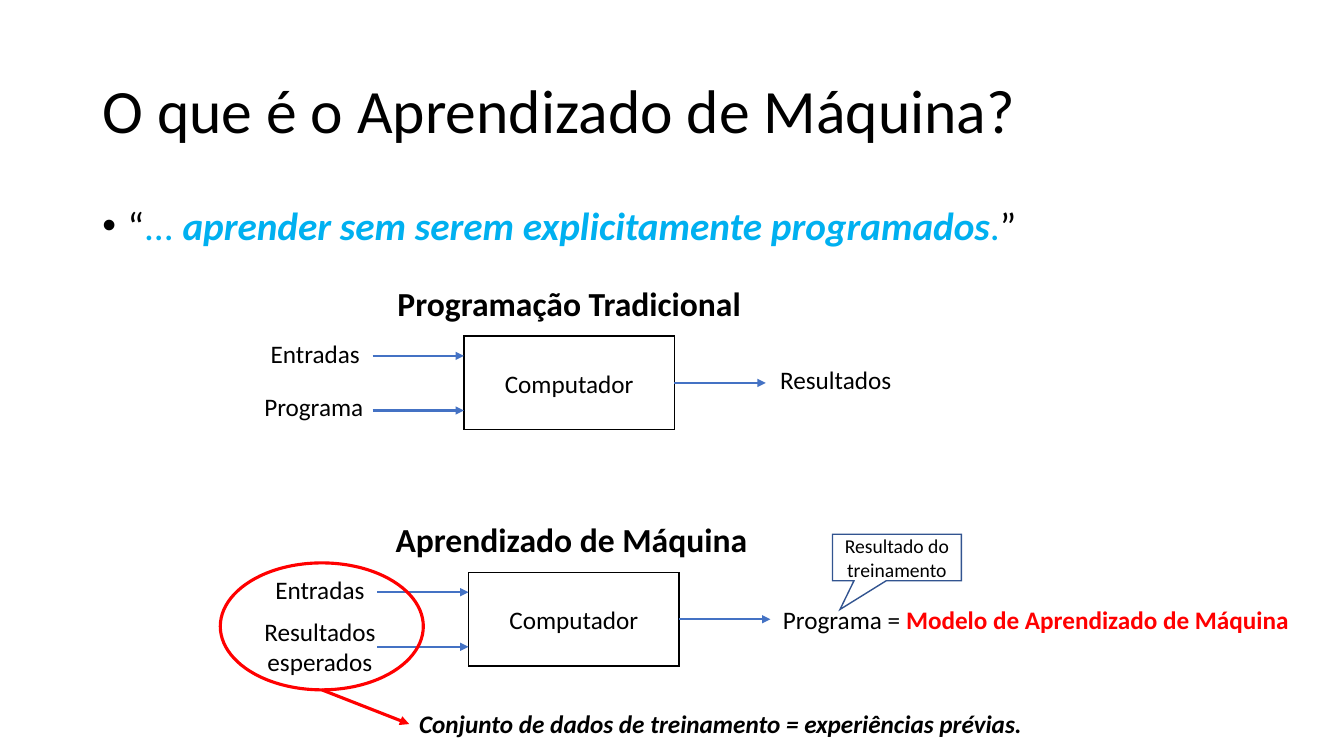
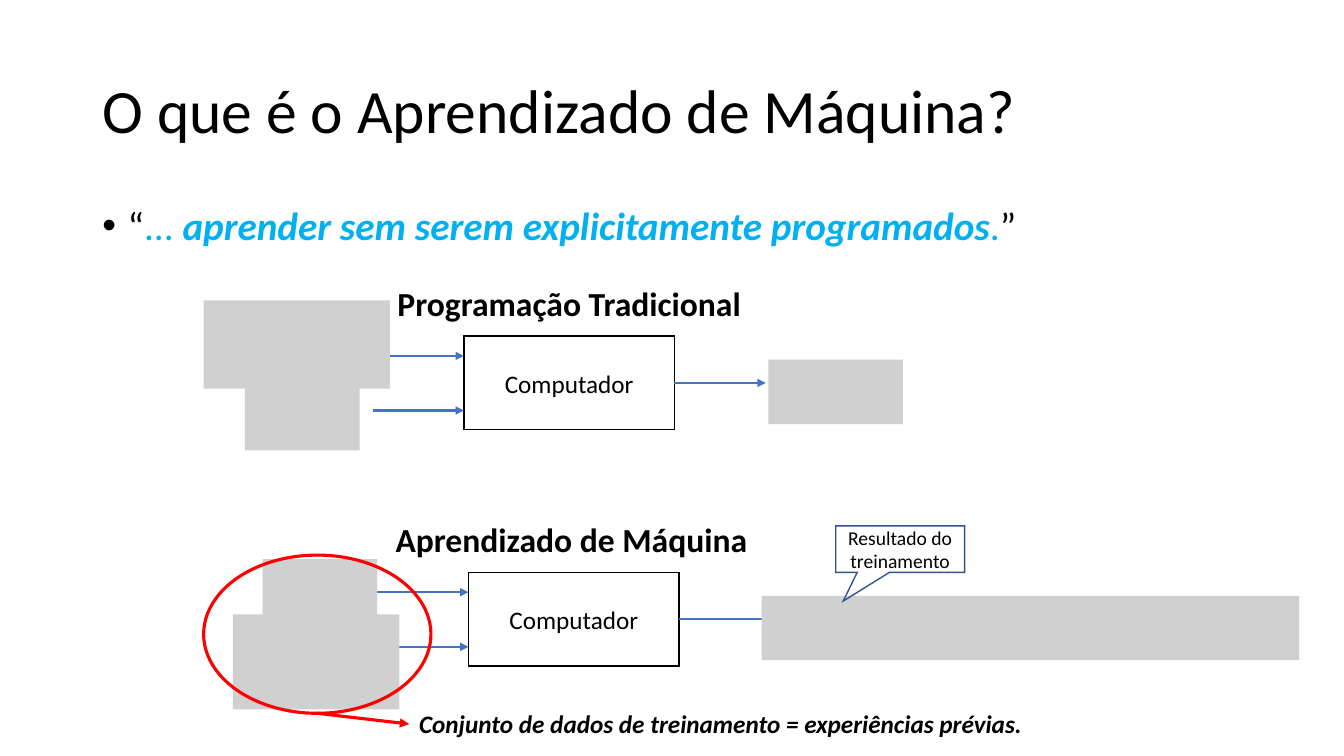
Before and after one commit to zz4fap/t319_aprendizado_de_maquina, a slide deck: slide 11 of slides/T319_Introdução.pptx. Drawn at 1344x756 pixels with LibreOffice and Linux fonts; fonts in the diff are those of the drawing; grey boxes stand for pictures. Boxes give left, top, right and bottom in pixels: in the first picture for what was removed or moved away, otherwise in the second. Text is boxed around its words. In the diff, an @@ line names an element or a change of style, - is before the commit and + after.

```diff
--- a/slides/T319_Introdução.pptx
+++ b/slides/T319_Introdução.pptx
@@ picture added at [204,300,390,389] @@
@@ text removed at [271,345,360,364] @@
-Entradas
@@ picture added at [245,386,360,451] @@
@@ picture added at [768,360,902,424] @@
@@ text removed at [780,371,891,390] @@
-Resultados
@@ text removed at [264,399,363,421] @@
-Programa
@@ speech box "Resultado do treinamento": place and size @@
-speech box "Resultado do treinamento" at [833,534,962,581]
+speech box "Resultado do treinamento" at [836,526,965,573]
@@ ellipse: place and size @@
-ellipse at [221,563,423,690]
+ellipse at [204,556,432,714]
@@ picture added at [263,560,378,624] @@
@@ text removed at [275,581,364,600] @@
-Entradas
@@ picture added at [762,596,1300,660] @@
@@ picture added at [233,615,399,710] @@
@@ text removed at [264,623,375,675] @@
-Resultados esperados
@@ text removed at [783,608,1289,634] @@
-Programa = Modelo de Aprendizado de Máquina
@@ arrow moved from (322, 690) - (409, 724) to (318, 714) - (409, 724) @@
```
Also in this commit, not shown: 11 other slides changed, 1 other file.
